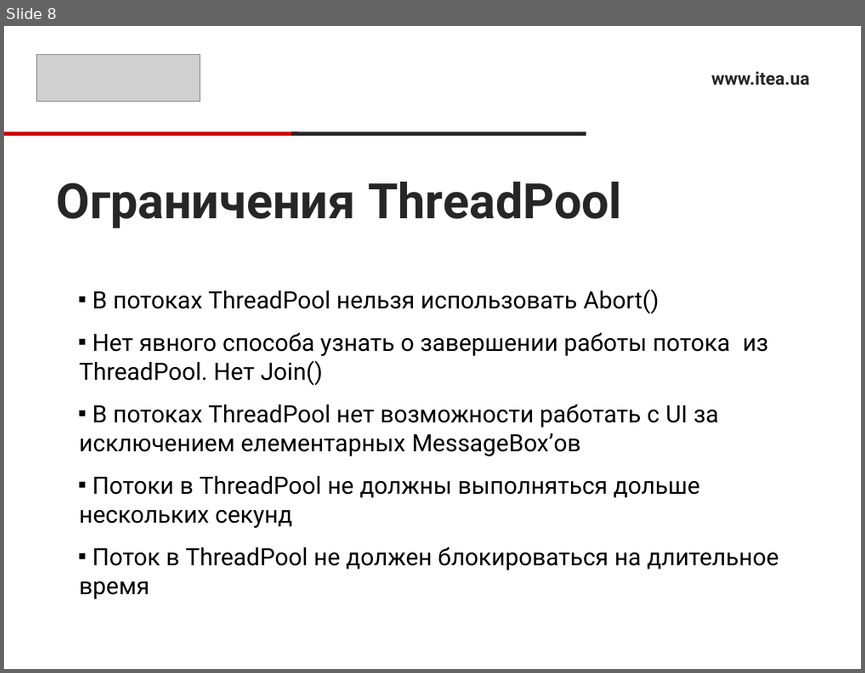
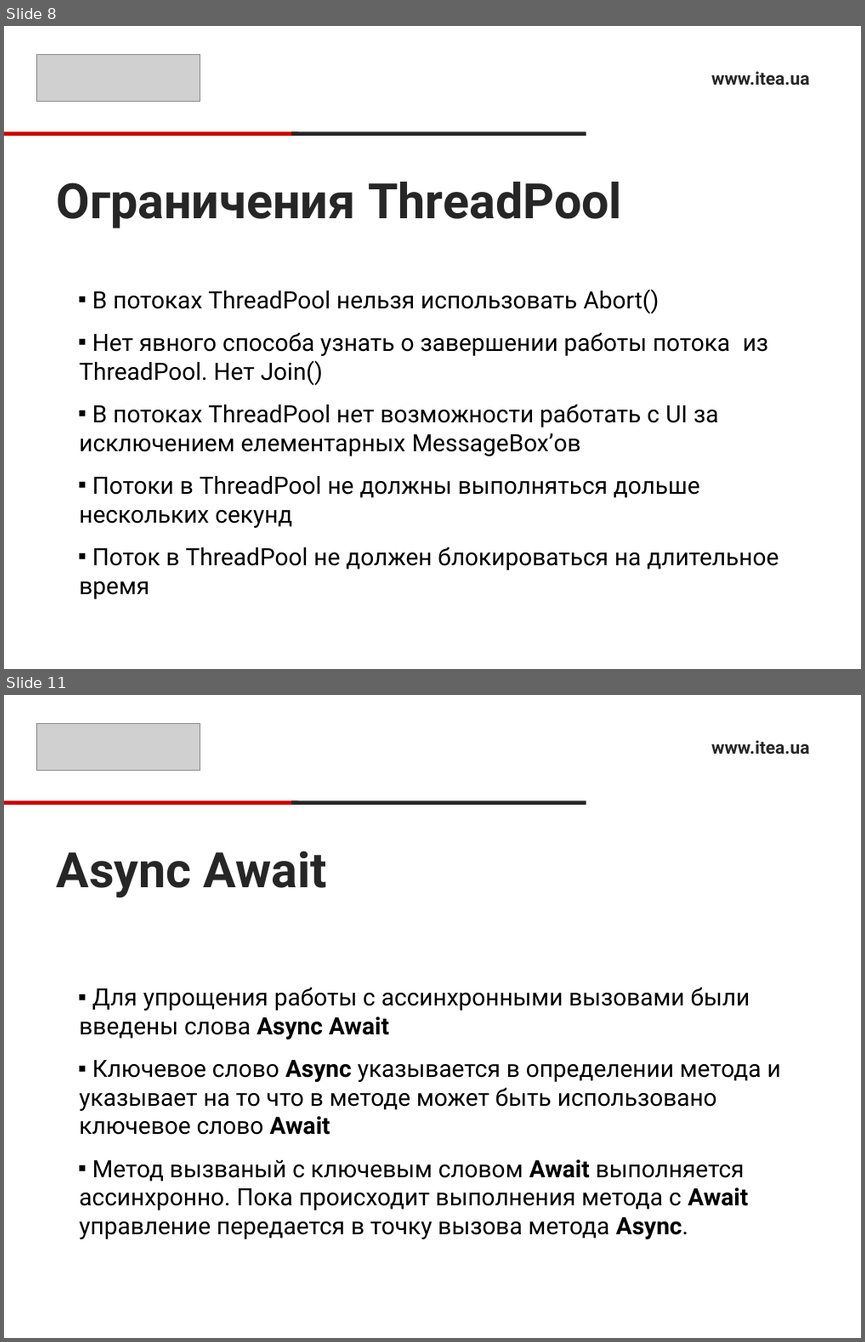
Before and after one commit to Ryabik/CSharpProfessional, a slide deck: 12.Threads/ThreadsPresentation.pptx. Shown one above the other, each under a label of ours: slide 8 before the commit, slides 8 and 11 after it; the slides between them are not shown. The pictures are 865x673 and 865x1342 pixels, drawn with LibreOffice and Linux fonts; fonts in the diff are those of the drawing; grey boxes stand for pictures. Boxes give left, top, right and bottom in pixels: in the first picture for what was removed or moved away, otherwise in the second. Text is boxed around its words. In the diff, an @@ line names an element or a change of style, - is before the commit and + after.

```diff
--- a/12.Threads/ThreadsPresentation.pptx
+++ b/12.Threads/ThreadsPresentation.pptx
@@ slide 11 added at box(4, 695, 861, 1338), background #FFFFFF @@
@@ picture added at box(37, 723, 200, 771) @@
@@ text added at box(711, 740, 809, 754), 15 pt, text #262626, bold @@
+www.itea.ua
@@ rectangle added at box(4, 800, 299, 805), fill #CC0000 @@
@@ rectangle added at box(291, 800, 585, 805), fill #262626 @@
@@ title added at box(57, 851, 327, 898), 41 pt, text #262626, bold @@
+Async Await
@@ text added at box(79, 987, 781, 1239), 20 pt, text #000000 @@
+▪ Для упрощения работы с ассинхронными вызовами были введены слова Async Await
+▪ Ключевое слово Async указывается в определении метода и указывает на то что в методе может быть использовано ключевое слово Await
+▪ Метод вызваный с ключевым словом Await выполняется ассинхронно. Пока происходит выполнения метода с Await управление передается в точку вызова метода Async.
```
Also in this commit, not shown: 2 other slides added, 26 other files.
